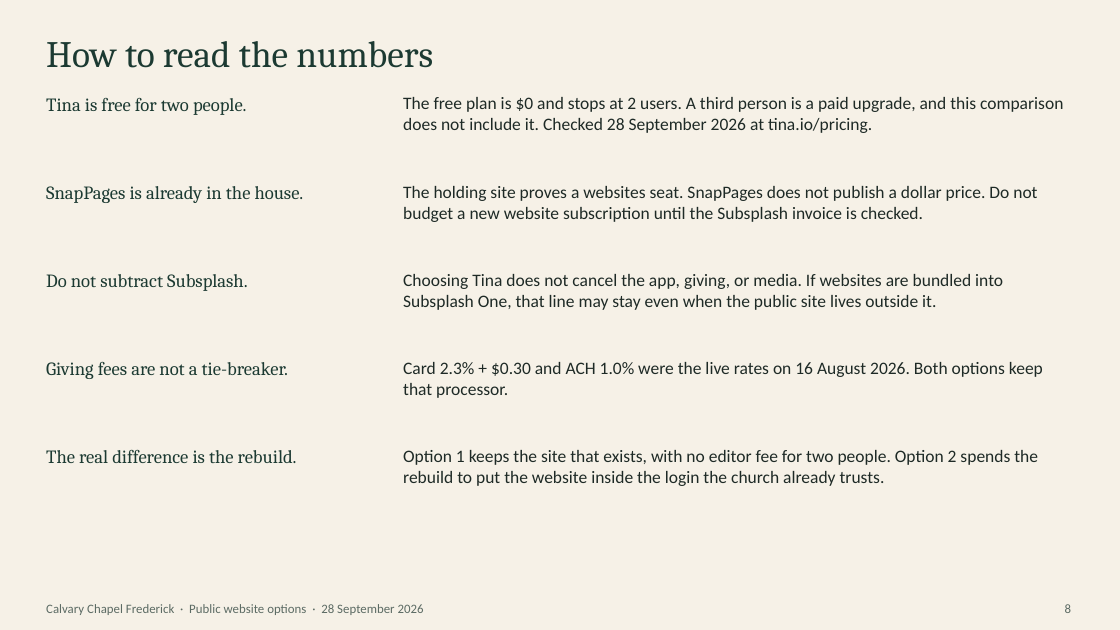
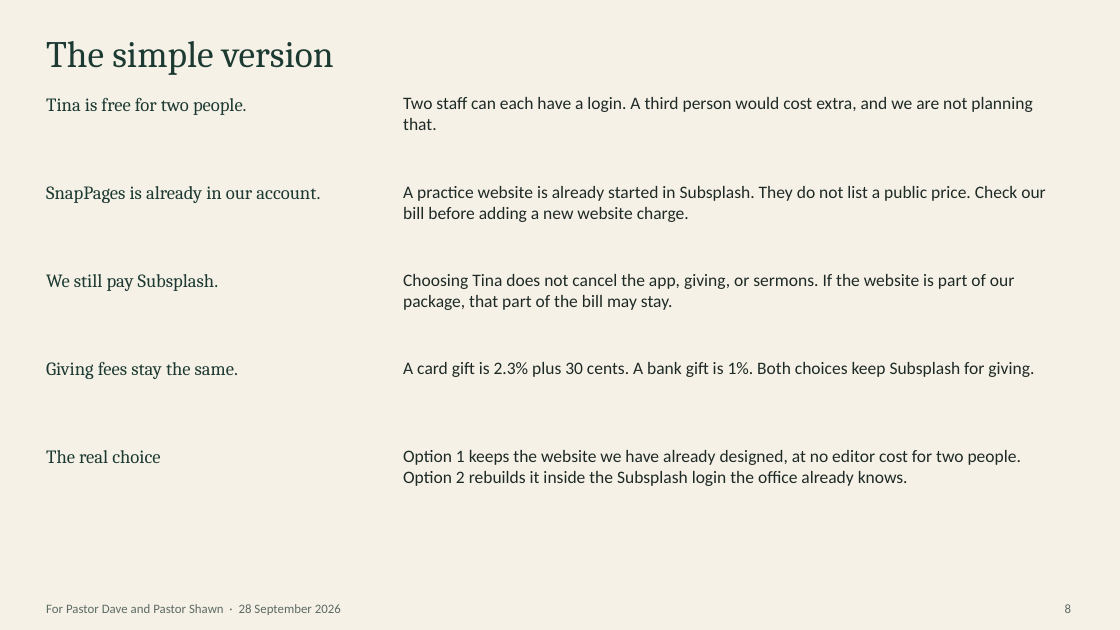
Before and after one commit to NSDQ-160th/calvary-frederick, a slide deck: slide 8 of docs/website-options.pptx. Drawn at 1120x630 pixels with LibreOffice and Linux fonts; fonts in the diff are those of the drawing. Boxes give left, top, right and bottom in pixels: in the first picture for what was removed or moved away, otherwise in the second. Text is boxed around its words. In the diff, an @@ line names an element or a change of style, - is before the commit and + after.

Commit message:
docs: rewrite the website choice for Pastor Dave and Pastor Shawn
The deck now explains Tina and SnapPages in plain language, with the app, giving, and sermons staying on Subsplash either way.

```diff
--- a/docs/website-options.pptx
+++ b/docs/website-options.pptx
@@ text at (46, 41, 334, 75): text changed @@
-How to read the numbers
+The simple version
@@ text at (403, 97, 1032, 130): text changed @@
-The free plan is $0 and stops at 2 users. A third person is a paid upgrade, and this comparison does not include it. Checked 28 September 2026 at tina.io/pricing.
+Two staff can each have a login. A third person would cost extra, and we are not planning that.
@@ text at (46, 186, 320, 203): text changed @@
-SnapPages is already in the house.
+SnapPages is already in our account.
@@ text at (403, 186, 1045, 222): text changed @@
-The holding site proves a websites seat. SnapPages does not publish a dollar price. Do not budget a new website subscription until the Subsplash invoice is checked.
+A practice website is already started in Subsplash. They do not list a public price. Check our bill before adding a new website charge.
@@ text at (46, 274, 218, 291): text changed @@
-Do not subtract Subsplash.
+We still pay Subsplash.
@@ text at (403, 274, 1014, 310): text changed @@
-Choosing Tina does not cancel the app, giving, or media. If websites are bundled into Subsplash One, that line may stay even when the public site lives outside it.
+Choosing Tina does not cancel the app, giving, or sermons. If the website is part of our package, that part of the bill may stay.
@@ text at (46, 362, 238, 379): text changed @@
-Giving fees are not a tie-breaker.
+Giving fees stay the same.
@@ text at (403, 362, 1034, 377): text changed @@
-Card 2.3% + $0.30 and ACH 1.0% were the live rates on 16 August 2026. Both options keep that processor.
+A card gift is 2.3% plus 30 cents. A bank gift is 1%. Both choices keep Subsplash for giving.
@@ text at (46, 450, 160, 463): text changed @@
-The real difference is the rebuild.
+The real choice
@@ text at (403, 450, 1021, 486): text changed @@
-Option 1 keeps the site that exists, with no editor fee for two people. Option 2 spends the rebuild to put the website inside the login the church already trusts.
+Option 1 keeps the website we have already designed, at no editor cost for two people. Option 2 rebuilds it inside the Subsplash login the office already knows.
@@ text at (46, 604, 341, 615): text changed @@
-Calvary Chapel Frederick · Public website options · 28 September 2026
+For Pastor Dave and Pastor Shawn · 28 September 2026
```
Also in this commit, not shown: 7 other slides changed.
